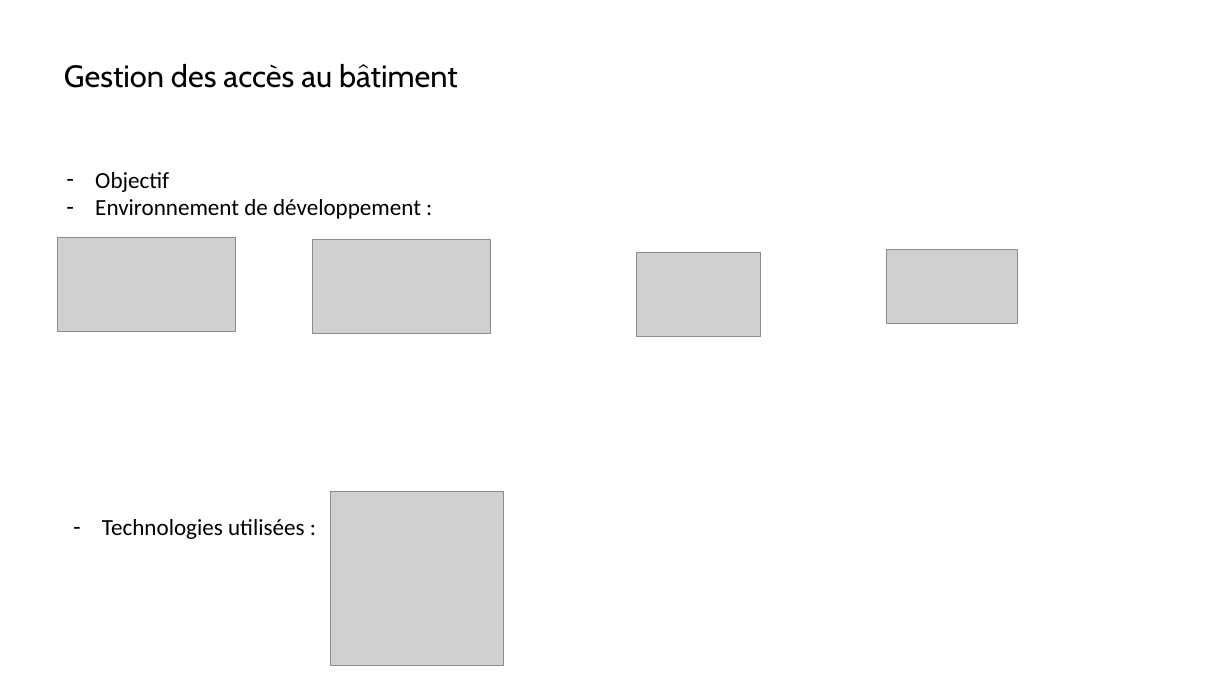
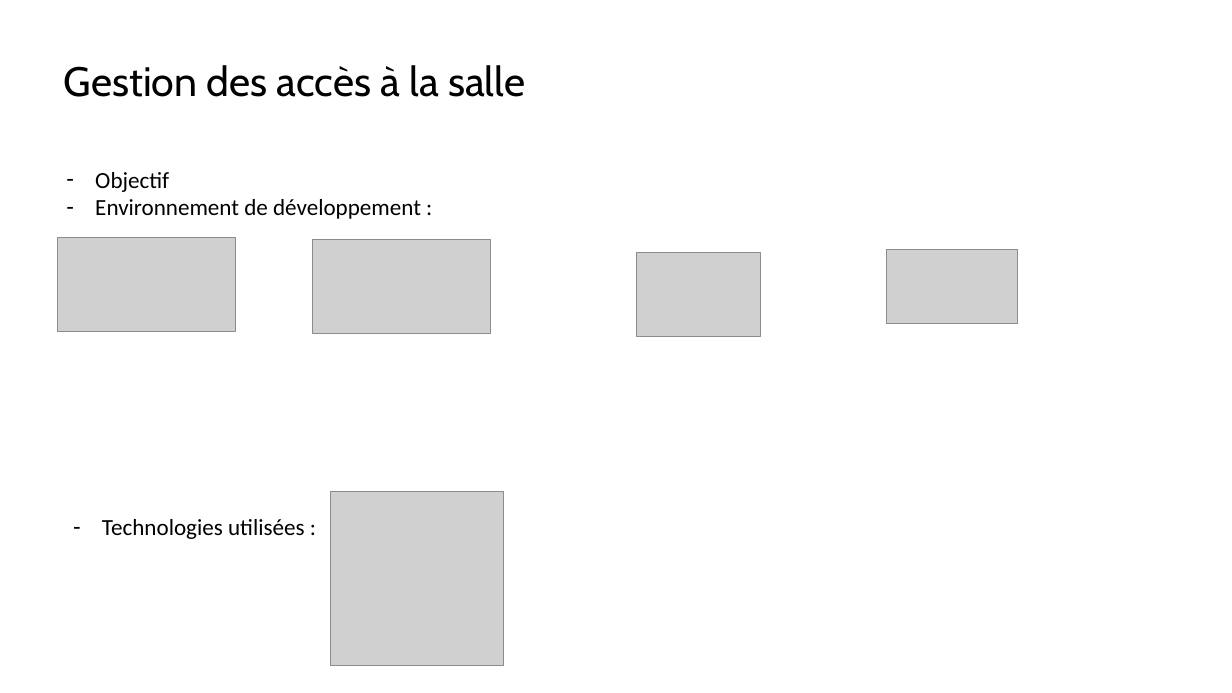
Before and after one commit to AlexandreSaxemard/GestionAccesBatiment, a slide deck: slide 24 of Docs/Gestion des accès au bâtiment.pptx. Drawn at 1232x693 pixels with LibreOffice and Linux fonts; fonts in the diff are those of the drawing; grey boxes stand for pictures. Boxes give left, top, right and bottom in pixels: in the first picture for what was removed or moved away, otherwise in the second. Text is boxed around its words. In the diff, an @@ line names an element or a change of style, - is before the commit and + after.

Commit message:
Présentation

```diff
--- a/Docs/Gestion des accès au bâtiment.pptx
+++ b/Docs/Gestion des accès au bâtiment.pptx
@@ title at (64,65,525,97): text changed; size 24 to 32 pt @@
-Gestion des accès au bâtiment
+Gestion des accès à la salle
```
